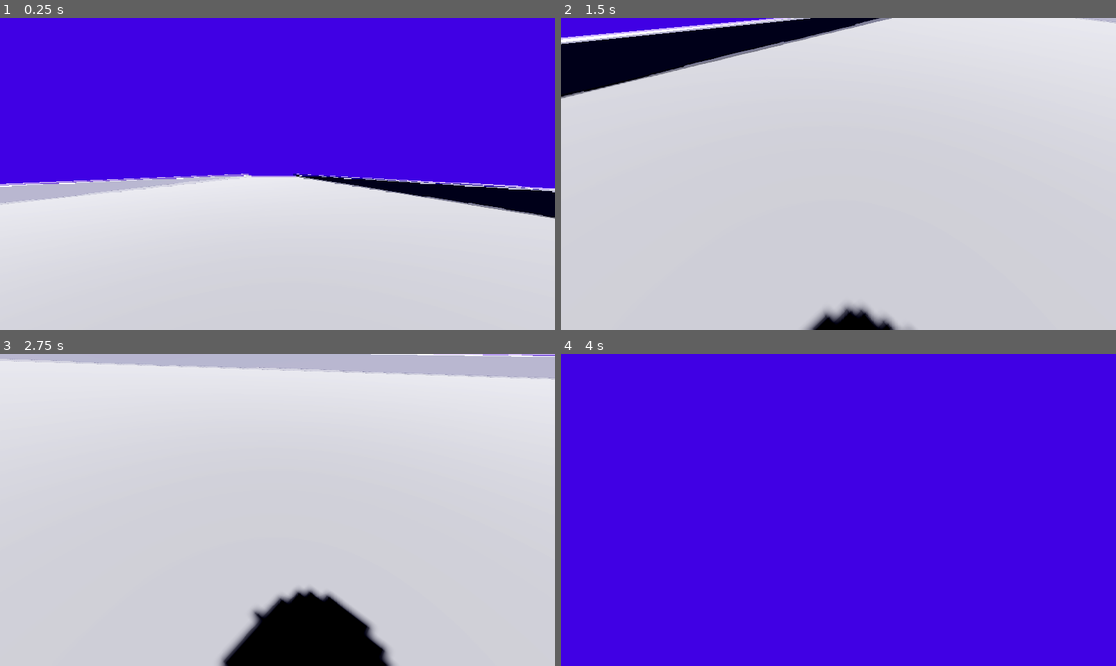
Above: before the commit, frames 1-4 (two rows, left to right).
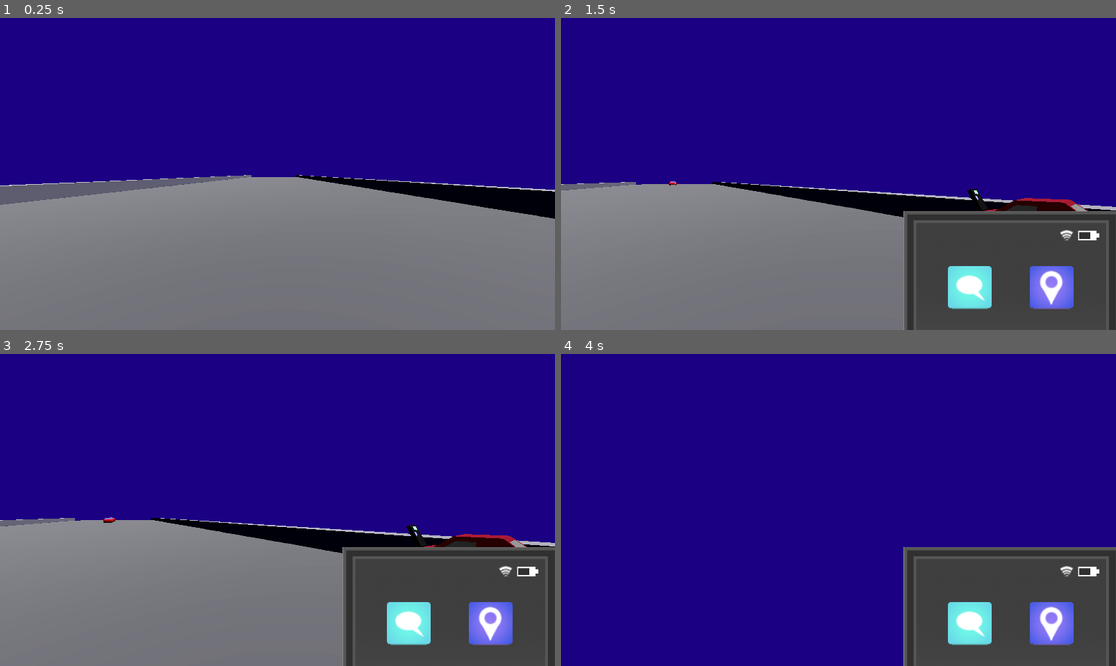
Above: after the commit, the same moments.

Repository: gmjtheeuwen/OwnTheRoad
Game: Godot game, scene res://scenes/main.tscn
Same seed, same stepped clock (60 frames per second), same inputs: the game is played once before the commit and once after it.
Inputs (mouse positions are in pixels of both pictures, inside the frame that each line leads up to):
- Up to frame 1 (0.25 s): no input
- Up to frame 2 (1.5 s): move the mouse to (866, 174) at 0.52 s; hold W (up) 0.53-1.25 s; hold F (phone, bound only after the commit) 0.53-1.25 s; click (866, 174) at 0.67 s; click (971, 286) at 1.27 s
- Up to frame 3 (2.75 s): click (488, 622) at 2.02 s
- Up to frame 4 (4 s): move the mouse to (810, 510) at 2.77 s; hold W (up) from 2.78 s (still down); tap E (interact) at 2.85 s; tap F (phone, bound only after the commit) at 3.05 s; tap Enter at 3.5 s; move the mouse to (849, 503) at 3.52 s; hold F (phone, bound only after the commit) from 3.53 s (still down)

The runs differ from the first frame. In frame 1, 98% of the frame differs, in the area x 0-100%, y 0-100%; in frame 2, 100%; in frame 3, 100%; in frame 4, 100%.

Commit message:
Pressing F to show phone

Diff:
--- a/project.godot
+++ b/project.godot
@@ -50,6 +50,11 @@
 "events": [Object(InputEventKey,"resource_local_to_scene":false,"resource_name":"","device":-1,"window_id":0,"alt_press …(192 unchanged characters)…
 ]
 }
+phone={
+"deadzone": 0.2,
+"events": [Object(InputEventKey,"resource_local_to_scene":false,"resource_name":"","device":-1,"window_id":0,"alt_pressed":false,"shift_pressed":false,"ctrl_pressed":false,"meta_pressed":false,"pressed":false,"keycode":0,"physical_keycode":70,"key_label":0,"unicode":102,"location":0,"echo":false,"script":null)
+]
+}
 
 [physics]
 
--- a/scenes/main.tscn
+++ b/scenes/main.tscn
@@ -9,6 +9,7 @@
 [ext_resource type="Script" uid="uid://uwr30nkdol3l" path="res://states/WalkingIdleState.gd" id="7_85g3d"]
 [ext_resource type="Script" uid="uid://c4g4l7ek2yhog" path="res://states/WalkingState.gd" id="8_choun"]
 [ext_resource type="Script" uid="uid://dgwqlkrluajad" path="res://states/DrivingPhoneState.gd" id="9_choun"]
+[ext_resource type="PackedScene" uid="uid://dsl5xew48g2pm" path="res://scenes/phone.tscn" id="10_choun"]
 
 [sub_resource type="ProceduralSkyMaterial" id="ProceduralSkyMaterial_0xm2m"]
 sky_horizon_color = Color(0.66224277, 0.6717428, 0.6867428, 1)
@@ -100,6 +101,8 @@
 phone_fov = 40.0
 metadata/_custom_type_script = "uid://dgwqlkrluajad"
 
+[node name="Phone" parent="Player" instance=ExtResource("10_choun")]
+
 [connection signal="car_entered" from="PlayerCar" to="." method="_on_car_entered"]
 [connection signal="car_entered" from="PlayerCar" to="Player/StateMachine/Idle" method="on_car_entered"]
 [connection signal="car_exited" from="PlayerCar" to="." method="_on_car_exited"]
--- a/scenes/phone.tscn
+++ b/scenes/phone.tscn
@@ -1,19 +1,23 @@
-[gd_scene load_steps=4 format=3 uid="uid://dsl5xew48g2pm"]
+[gd_scene load_steps=5 format=3 uid="uid://dsl5xew48g2pm"]
 
+[ext_resource type="Script" uid="uid://boa1mlepc45gh" path="res://scripts/phone.gd" id="1_8nsb0"]
 [ext_resource type="Texture2D" uid="uid://dhta4jv88uxck" path="res://assets/sprites/PhoneHUD.png" id="1_eud1m"]
 [ext_resource type="Texture2D" uid="uid://bk8hkm6k2awyr" path="res://assets/sprites/MessageApp.png" id="2_8nsb0"]
 [ext_resource type="Texture2D" uid="uid://4h7to1jx3ej7" path="res://assets/sprites/NavigationApp.png" id="3_8moxm"]
 
 [node name="Phone" type="CanvasLayer"]
+script = ExtResource("1_8nsb0")
 
-[node name="TextureRect" type="TextureRect" parent="."]
-offset_right = 40.0
-offset_bottom = 40.0
+[node name="PhoneRect" type="TextureRect" parent="."]
+offset_left = 935.0
+offset_top = 1806.0
+offset_right = 975.0
+offset_bottom = 1846.0
 
-[node name="PhoneCase" type="Sprite2D" parent="TextureRect"]
+[node name="PhoneCase" type="Sprite2D" parent="PhoneRect"]
 texture = ExtResource("1_eud1m")
 
-[node name="MessageButton" type="TextureButton" parent="TextureRect/PhoneCase"]
+[node name="MessageButton" type="TextureButton" parent="PhoneRect/PhoneCase"]
 offset_left = -132.0
 offset_top = -245.0
 offset_right = -41.0
@@ -22,7 +26,7 @@
 texture_pressed = ExtResource("2_8nsb0")
 stretch_mode = 0
 
-[node name="NavigationButton" type="TextureButton" parent="TextureRect/PhoneCase"]
+[node name="NavigationButton" type="TextureButton" parent="PhoneRect/PhoneCase"]
 offset_left = 38.0
 offset_top = -245.0
 offset_right = 129.0
--- a/scenes/player.tscn
+++ b/scenes/player.tscn
@@ -33,6 +33,7 @@
 
 [node name="MeshInstance3D" type="MeshInstance3D" parent="Head/Camera"]
 transform = Transform3D(1, 0, 0, 0, 1, 0, 0, 0, 1, 1.8417835e-05, -0.23452556, -0.92725515)
+visible = false
 extra_cull_margin = 16384.0
 mesh = SubResource("QuadMesh_qlg0r")
 
--- /dev/null
+++ b/scripts/phone.gd
@@ -0,0 +1,21 @@
+extends CanvasLayer
+
+var phone_on: bool = false
+@onready var phone_rect: TextureRect = $PhoneRect
+
+var onscreen_pos = Vector2(935, 760)
+var offscreen_pos = Vector2(935, 1806)
+
+func _input(event: InputEvent) -> void:
+
+	if event.is_action_pressed("phone"):
+		if not phone_on:
+			phone_on = true
+			var tween = create_tween()
+			tween.tween_property(phone_rect, "position", onscreen_pos, 0.2) \
+				.set_trans(Tween.TRANS_SINE).set_ease(Tween.EASE_OUT)
+		else:
+			phone_on = false
+			var tween = create_tween()
+			tween.tween_property(phone_rect, "position", offscreen_pos, 0.2) \
+				.set_trans(Tween.TRANS_SINE).set_ease(Tween.EASE_OUT)
Not shown: 1 places in scenes/main.tscn that only renumber resources
Not shown, added: scripts/phone.gd.uid
